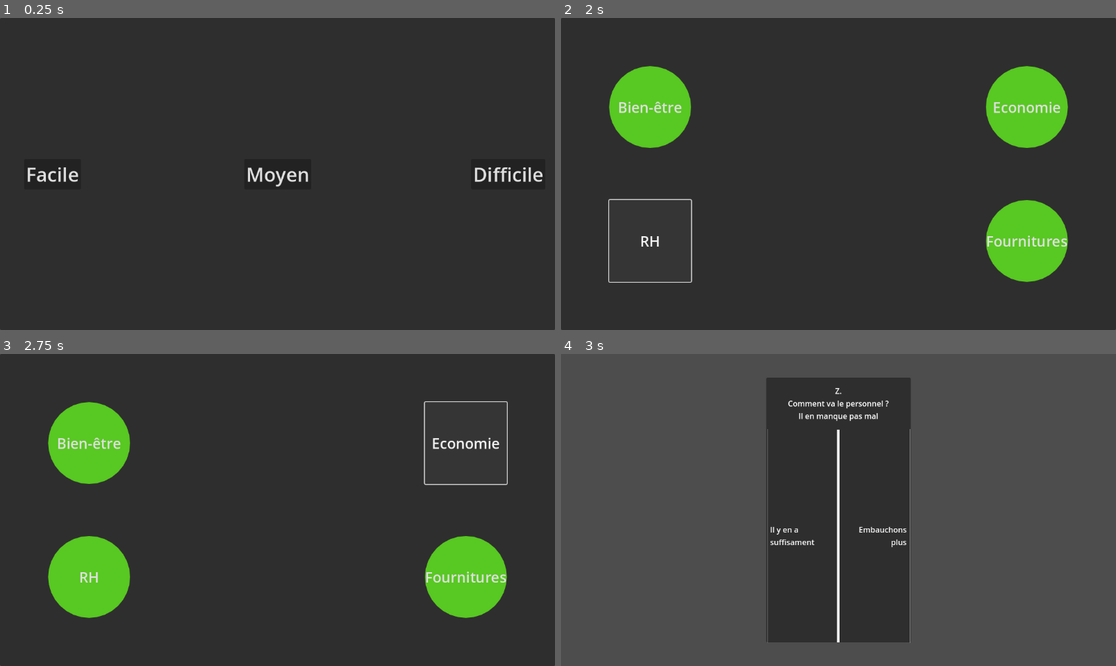
Above: before the commit, frames 1-4 (two rows, left to right).
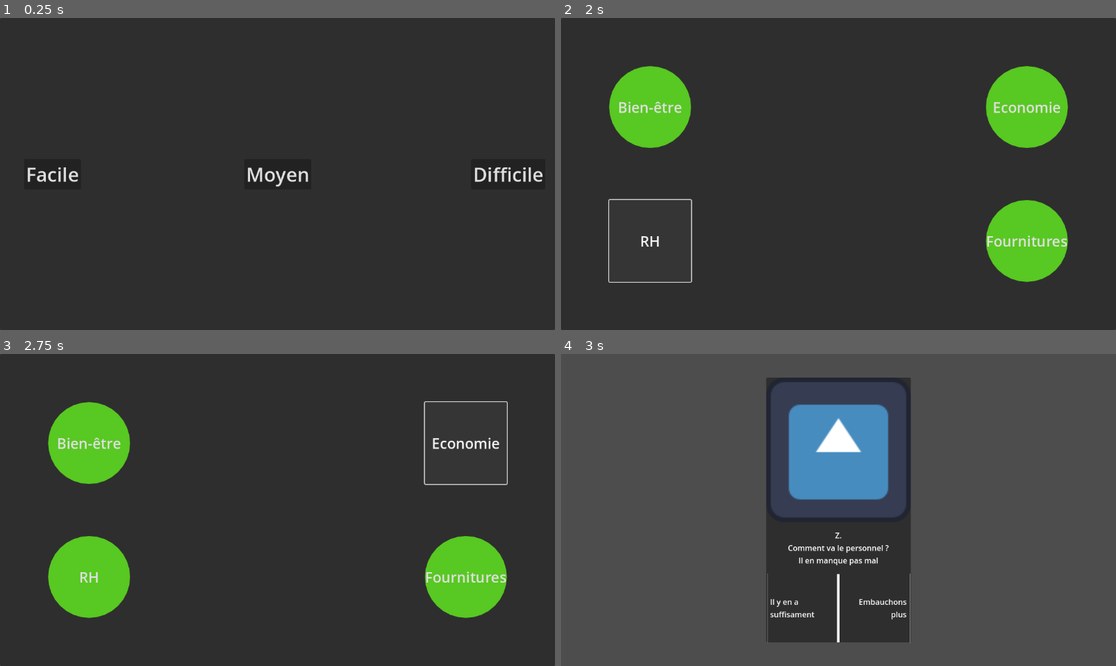
Above: after the commit, the same moments.

Repository: Bebel9445/audit_inc
Game: Godot game, scene res://Scenes/Main.tscn
The game is run twice, just before and just after one commit, with the same random seed, the same clock (stepped at 60 frames per second) and the same inputs. The engine's default icon, where the game draws it, is replaced by a stand-in: a white triangle on a blue panel in a dark square.
Inputs:
- Up to frame 1 (0.25 s): no input
- Up to frame 2 (2 s): click "Facile" at 0.5 s; click "RH" at 1.25 s
- Up to frame 3 (2.75 s): click "Economie" at 2 s
- Up to frame 4 (3 s): click "Fournitures" at 2.75 s

Frames 1-3 are identical in both runs. In frame 4, 11% of the frame differs, in the area x 37-63%, y 9-86%.
Error in both runs: Trying to assign value of type 'Nil' to a variable of type 'Dictionary'. (res://Scripts/main.gd:36)

Commit message:
Début d'une boucle de jeu

Diff:
--- a/Scripts/Fourniture.json
+++ b/Scripts/Fourniture.json
@@ -17,7 +17,7 @@
 		"prochaineCarte": null
 	  }
 	},
-	"image": "res://Images/Z.png",
+	"image": "res://icon.svg",
 	"carteBan": [ ]
   }
 }
--- a/Scripts/main.gd
+++ b/Scripts/main.gd
@@ -22,15 +22,15 @@
 
 	#Initialiser les states en fonction de la difficulté choisi
 
-func lancer_audit(nomPole: String) -> void:
-	var json_path := "res://Scripts/"+ nomPole +".json"
+func lancer_audit(nomPole: String):
+	var json_path = "res://Scripts/"+ nomPole +".json"
 
 	if not FileAccess.file_exists(json_path):
 		push_error("Fichier JSON introuvable pour le pôle : " + nomPole)
 		return
 
-	var file := FileAccess.open(json_path, FileAccess.READ)
-	var text := file.get_as_text()
+	var file = FileAccess.open(json_path, FileAccess.READ)
+	var text = file.get_as_text()
 	file.close()
 
 	var data: Dictionary = JSON.parse_string(text)
@@ -38,8 +38,7 @@
 		push_error("Erreur : JSON invalide pour le pôle " + nomPole)
 		return
 
-	# Créer la carte
-	var carte_instance := carte_scene.instantiate()
+	var carte_instance = carte_scene.instantiate()
 	add_child(carte_instance)
 	choixPoles_instance.hide()
 
@@ -57,7 +56,6 @@
 		if carteData.has("image"):
 			img = load(carteData["image"]) as Texture2D
 
-		# On prépare les données de la carte
 		var perso = carteData.get("nomPerso", "")
 		var question = carteData.get("question", "")
 		var response = carteData.get("response", "")
@@ -65,7 +63,6 @@
 		var choixGauche = carteData["choix"]["gauche"]
 		var choixDroite = carteData["choix"]["droite"]
 
-		# Afficher la carte (fonction de ta scène)
 		carte_instance.set_card(
 			img,
 			"%s\n%s\n%s" % [perso, question, response],
